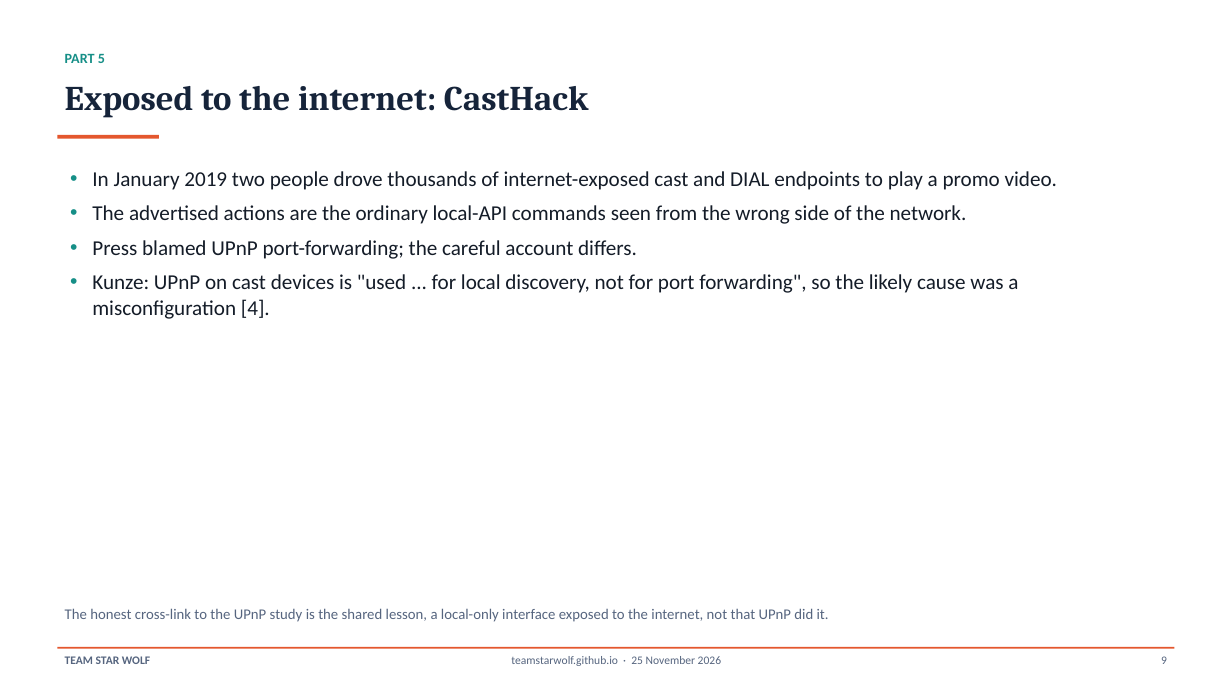
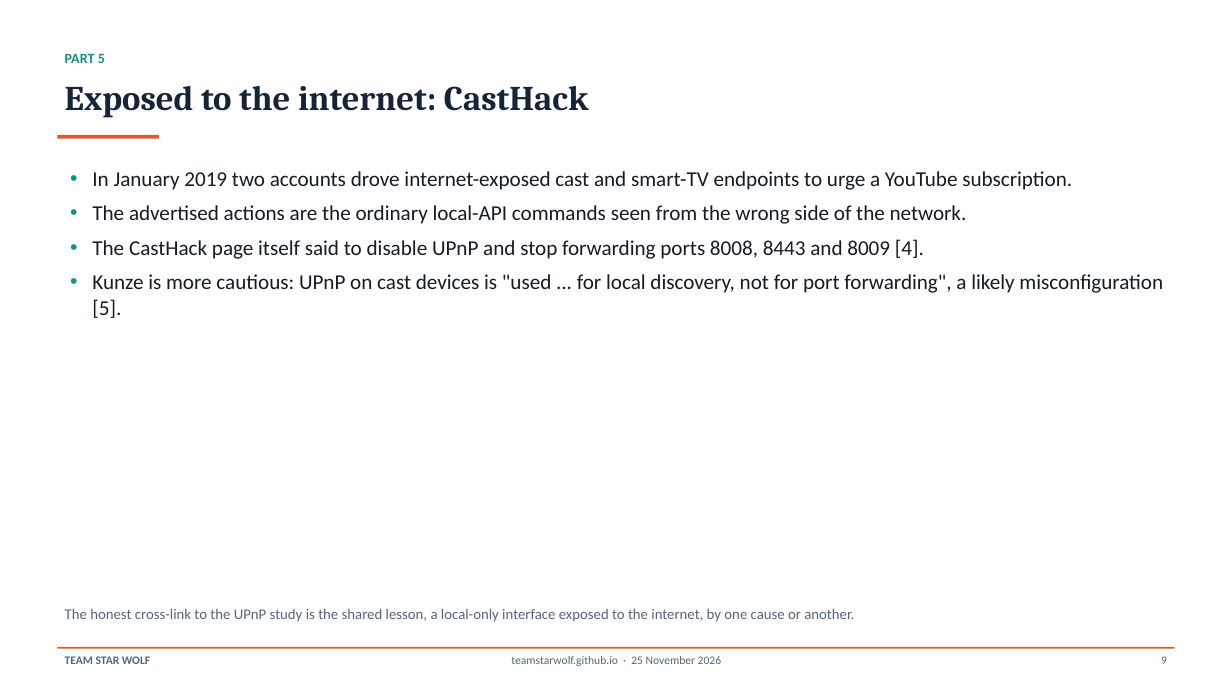
Before and after one commit to TeamStarWolf/TeamStarWolf, a slide deck: slide 9 of case-studies/slides/Casting_Home_Network_Case_Study.pptx. Drawn at 1232x693 pixels with LibreOffice and Linux fonts; fonts in the diff are those of the drawing. Boxes give left, top, right and bottom in pixels: in the first picture for what was removed or moved away, otherwise in the second. Text is boxed around its words. In the diff, an @@ line names an element or a change of style, - is before the commit and + after.

```diff
--- a/case-studies/slides/Casting_Home_Network_Case_Study.pptx
+++ b/case-studies/slides/Casting_Home_Network_Case_Study.pptx
@@ text at bbox=[92, 171, 1072, 190]: text changed @@
-• In January 2019 two people drove thousands of internet-exposed cast and DIAL endpoints to play a promo video.
+• In January 2019 two accounts drove internet-exposed cast and smart-TV endpoints to urge a YouTube subscription.
@@ text at bbox=[92, 239, 1163, 318]: text changed @@
-• Press blamed UPnP port-forwarding; the careful account differs.
-• Kunze: UPnP on cast devices is "used ... for local discovery, not for port forwarding", so the likely cause was a misconfiguration [4].
+• The CastHack page itself said to disable UPnP and stop forwarding ports 8008, 8443 and 8009 [4].
+• Kunze is more cautious: UPnP on cast devices is "used ... for local discovery, not for port forwarding", a likely misconfiguration [5].
@@ text at bbox=[65, 608, 854, 622]: text changed @@
-The honest cross-link to the UPnP study is the shared lesson, a local-only interface exposed to the internet, not that UPnP did it.
+The honest cross-link to the UPnP study is the shared lesson, a local-only interface exposed to the internet, by one cause or another.
```
Also in this commit, not shown: 11 other slides changed, 12 other files.
